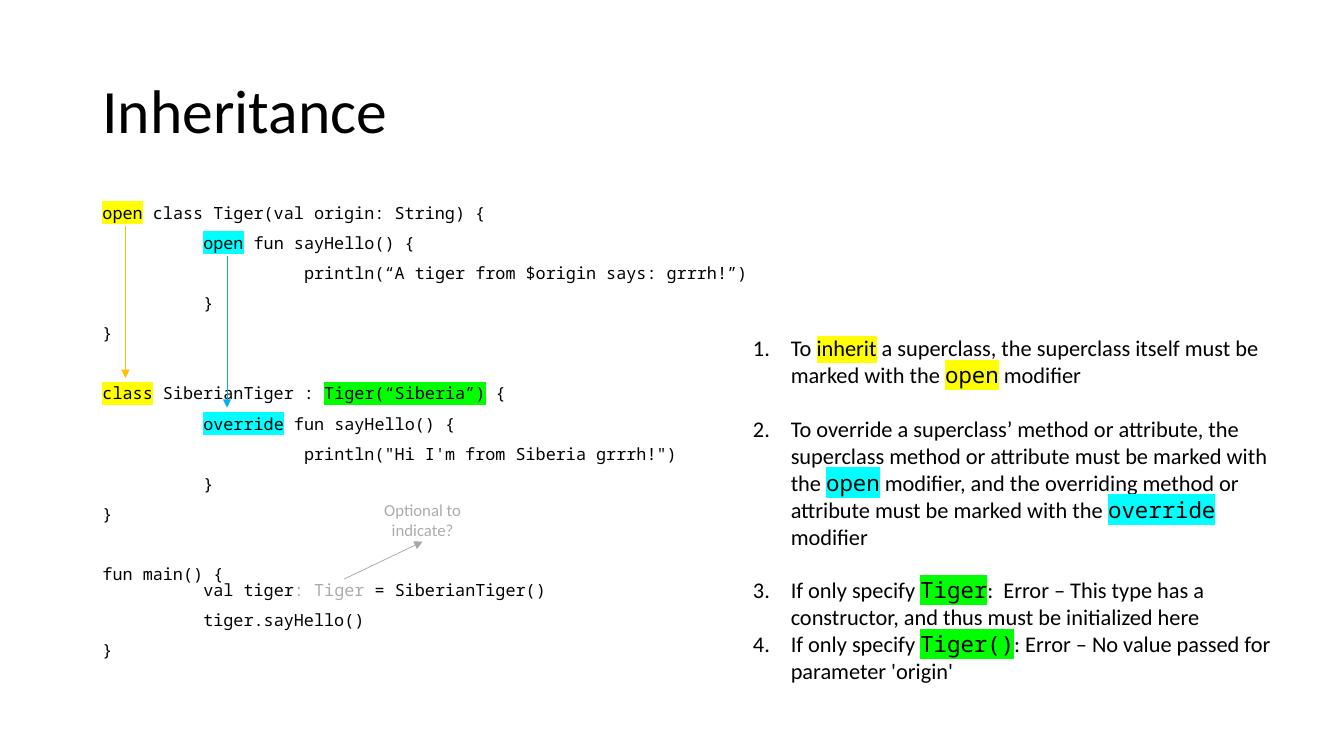
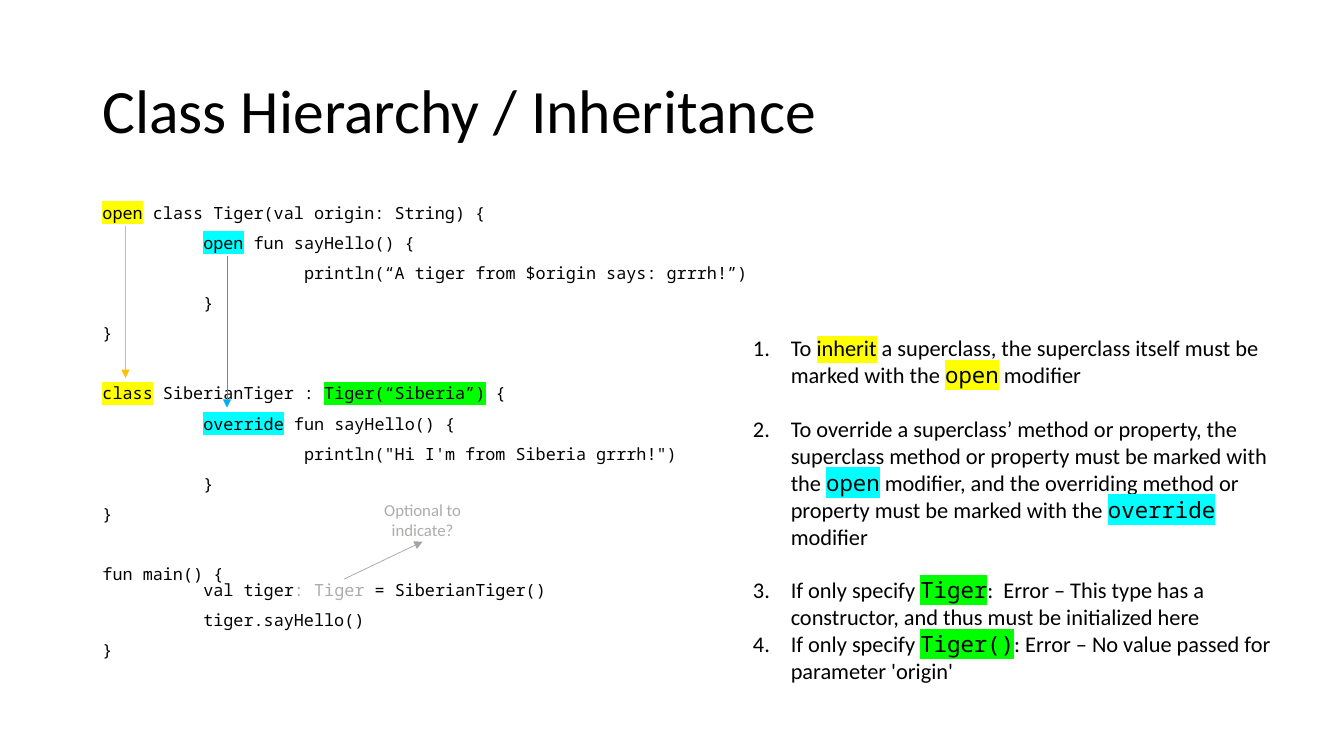
Before and after one commit to joellecorliss/Associate-Android-Developer, a slide deck: slide 8 of Android Basics in Kotlin.pptx (slide 3 before the commit). Drawn at 1344x756 pixels with LibreOffice and Linux fonts; fonts in the diff are those of the drawing. Boxes give left, top, right and bottom in pixels: in the first picture for what was removed or moved away, otherwise in the second. Text is boxed around its words. In the diff, an @@ line names an element or a change of style, - is before the commit and + after.

Commit message:
update slides

```diff
--- a/Android Basics in Kotlin.pptx
+++ b/Android Basics in Kotlin.pptx
@@ title at (x1=102, y1=90, x2=816, y2=143): text changed @@
-Inheritance
+Class Hierarchy / Inheritance
@@ text at (x1=791, y1=421, x2=1266, y2=545): text changed @@
-2. To override a superclass’ method or attribute, the superclass method or attribute must be marked with the open modifier, and the overriding method or attribute must be marked with the override modifier
+2. To override a superclass’ method or property, the superclass method or property must be marked with the open modifier, and the overriding method or property must be marked with the override modifier
```
Also in this commit, not shown: 3 other slides changed, 5 slides added.
